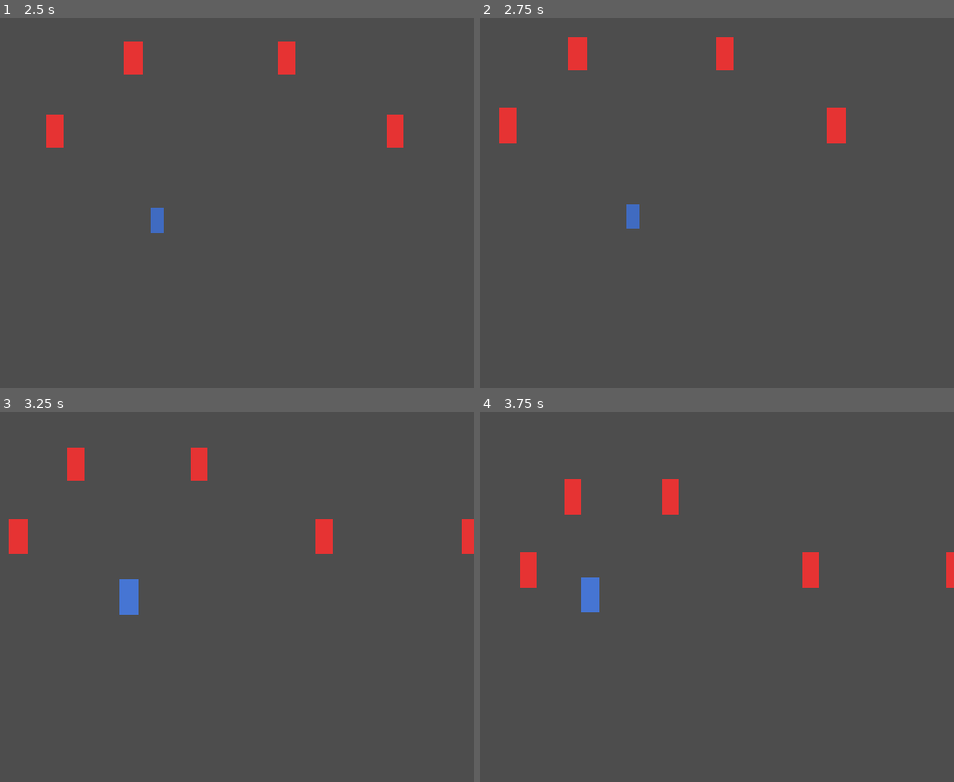
Above: before the commit, frames 1-4 (two rows, left to right).
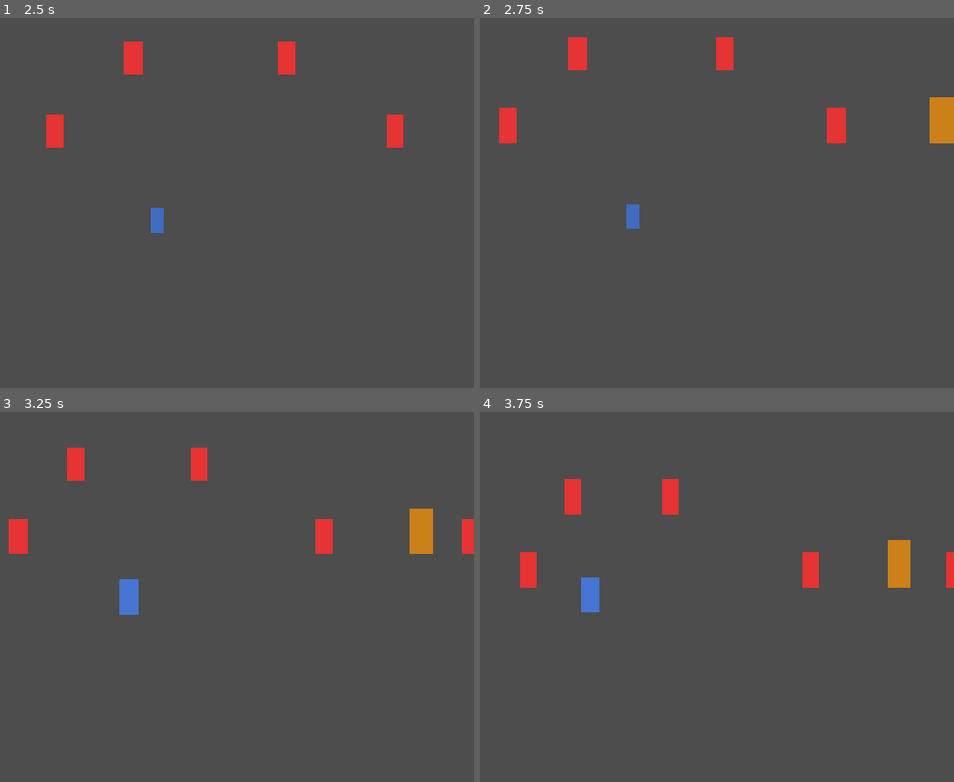
Above: after the commit, the same moments.

Repository: john-hoe/wuxia-action-game
Game: Godot game, scene res://scenes/main.tscn
Same seed, same stepped clock (60 frames per second), same inputs: the game is played once before the commit and once after it.
Inputs:
- Up to frame 1 (2.5 s): hold D (move_right) 0.53-1.28 s; hold J (attack) 0.53-1.28 s; hold S (depth_back) 1.28-2.03 s; tap J (attack) at 1.35, 2.3 s; hold D (move_right) from 2.03 s (still down); hold Space (dodge) from 2.03 s (still down)
- Up to frame 2 (2.75 s): keep holding D (move_right); keep holding Space (dodge)
- Up to frame 3 (3.25 s): release D (move_right) at 2.78 s; release Space (dodge) at 2.78 s; hold W (depth_forward) from 2.78 s (still down); tap J (attack) at 2.85 s
- Up to frame 4 (3.75 s): release W (depth_forward) at 3.53 s; hold A (move_left) from 3.53 s (still down); hold J (attack) from 3.53 s (still down)

Frame 1 is identical in both runs. In frame 2, 0.6% of the frame differs, in the area x 94-100%, y 21-34%; in frame 3, 0.6%; in frame 4, 0.6%.

Commit message:
feat: add enemyA animation (WU-3a) and elite enemy with super_armor (WU-3b)
- WU-3a: Wire AnimationPlayer calls in mob_enemy.gd (attack/hurt/death)
- WU-3b: Create EliteEnemy with super_armor, 3 attack types, patrol AI, armor regen
- Add elite.tscn scene (64x128, copper ColorRect, AttackHitbox)
- Add Elite1 instance to main.tscn at (1400, 540)
- Update main.tscn load_steps to 11

Diff:
--- /dev/null
+++ b/wuxia-action-game/scenes/enemies/elite.tscn
@@ -0,0 +1,36 @@
+[gd_scene load_steps=4 format=3 uid="uid://delite001"]
+
+[ext_resource type="Script" path="res://src/enemies/elite_enemy.gd" id="1_elite"]
+
+[sub_resource type="RectangleShape2D" id="elite_shape"]
+size = Vector2(64, 128)
+
+[sub_resource type="RectangleShape2D" id="elite_attack_shape"]
+size = Vector2(90, 140)
+
+[node name="Elite" type="CharacterBody2D"]
+collision_layer = 2
+collision_mask = 1
+script = ExtResource("1_elite")
+
+[node name="CollisionShape2D" type="CollisionShape2D" parent="."]
+shape = SubResource("elite_shape")
+
+[node name="ColorRect" type="ColorRect" parent="."]
+size = Vector2(64, 128)
+position = Vector2(-32, -128)
+color = Color(0.8, 0.5, 0.1, 1.0)
+
+[node name="AttackHitbox" type="Area2D" parent="."]
+collision_layer = 4
+collision_mask = 1
+
+[node name="CollisionShape2D" type="CollisionShape2D" parent="AttackHitbox"]
+shape = SubResource("elite_attack_shape")
+position = Vector2(0, -65)
+
+[node name="AnimationPlayer" type="AnimationPlayer" parent="."]
+
+[node name="Skeleton2D" type="Skeleton2D" parent="."]
+
+[connection signal="body_entered" from="AttackHitbox" to="." method="_on_attack_hitbox_body_entered"]
--- a/wuxia-action-game/scenes/enemies/mob.tscn
+++ b/wuxia-action-game/scenes/enemies/mob.tscn
@@ -29,4 +29,8 @@
 shape = SubResource("mob_attack_shape")
 position = Vector2(0, -50)
 
+[node name="AnimationPlayer" type="AnimationPlayer" parent="."]
+
+[node name="Skeleton2D" type="Skeleton2D" parent="."]
+
 [connection signal="body_entered" from="AttackHitbox" to="." method="_on_attack_hitbox_body_entered"]
--- a/wuxia-action-game/scenes/main.tscn
+++ b/wuxia-action-game/scenes/main.tscn
@@ -9,6 +9,7 @@
 [ext_resource type="Script" path="res://src/combat/hit_feedback.gd" id="7"]
 [ext_resource type="Script" path="res://src/combat/input_buffer.gd" id="8"]
 [ext_resource type="Script" path="res://src/combat/player_animation.gd" id="9"]
+[ext_resource type="PackedScene" path="res://scenes/enemies/elite.tscn" id="10"]
 
 [sub_resource type="RectangleShape2D" id="RectangleShape2D_48x96"]
 size = Vector2(48, 96)
@@ -107,5 +108,8 @@
 [node name="Mob5" parent="." instance=ExtResource("6")]
 position = Vector2(1200, 540)
 
+[node name="Elite1" parent="." instance=ExtResource("10")]
+position = Vector2(1400, 540)
+
 [node name="UILayer" type="CanvasLayer" parent="."]
 layer = 1
--- /dev/null
+++ b/wuxia-action-game/src/enemies/elite_enemy.gd
@@ -0,0 +1,168 @@
+# src/enemies/elite_enemy.gd
+extends BaseEnemy
+class_name EliteEnemy
+
+@export var move_speed: float = 100.0
+@export var detection_range: float = 700.0
+@export var attack_range: float = 80.0
+@export var attack_cooldown: float = 2.0
+@export var super_armor_max: float = 60.0
+@export var patrol_speed: float = 50.0
+@export var patrol_distance: float = 200.0
+
+enum State { IDLE, PATROL, CHASE, ATTACK, STUNNED, DEAD }
+var current_state: State = State.IDLE
+var attack_timer: float = 0.0
+var player_ref: Node2D = null
+var facing_dir: float = 1.0
+var super_armor: float = super_armor_max
+var _attack_windup_timer: SceneTreeTimer = null
+var _current_attack_type: int = 0  # 0=heavy_slash, 1=sweep, 2=charge
+var _patrol_origin: Vector2 = Vector2.ZERO
+var _patrol_target: Vector2 = Vector2.ZERO
+var _armor_regen_timer: float = 0.0
+
+
+func _ready() -> void:
+	health = 200.0
+	attack_damage = 20.0
+	super_armor = super_armor_max
+	player_ref = get_tree().get_first_node_in_group("player")
+	_patrol_origin = global_position
+	_pick_patrol_target()
+
+
+func _physics_process(delta: float) -> void:
+	if health <= 0:
+		current_state = State.DEAD
+		queue_free()
+		return
+
+	if is_stunned and super_armor <= 0:
+		current_state = State.STUNNED
+		move_and_slide()
+		return
+
+	if super_armor > 0 and is_stunned:
+		is_stunned = false
+
+	attack_timer -= delta
+	_regenerate_armor(delta)
+
+	if not player_ref:
+		_patrol_behavior(delta)
+		return
+
+	var dist_to_player := global_position.distance_to(player_ref.global_position)
+
+	match current_state:
+		State.IDLE:
+			if dist_to_player <= detection_range:
+				current_state = State.CHASE
+			else:
+				current_state = State.PATROL
+		State.PATROL:
+			_patrol_behavior(delta)
+			if dist_to_player <= detection_range:
+				current_state = State.CHASE
+		State.CHASE:
+			_chase_player(dist_to_player)
+		State.ATTACK:
+			pass
+		State.STUNNED:
+			if not is_stunned:
+				current_state = State.CHASE
+
+
+func _patrol_behavior(delta: float) -> void:
+	var to_target := _patrol_target - global_position
+	if to_target.length() < 10.0:
+		_pick_patrol_target()
+		return
+	var dir := to_target.normalized()
+	facing_dir = sign(dir.x)
+	velocity.x = dir.x * patrol_speed
+	move_and_slide()
+
+
+func _pick_patrol_target() -> void:
+	var offset := randf_range(-patrol_distance, patrol_distance)
+	_patrol_target = _patrol_origin + Vector2(offset, 0)
+
+
+func _chase_player(dist: float) -> void:
+	var dir := (player_ref.global_position - global_position).normalized()
+	facing_dir = sign(dir.x)
+	velocity.x = dir.x * move_speed
+
+	if dist <= attack_range and attack_timer <= 0:
+		_start_attack()
+	elif dist > detection_range * 1.5:
+		current_state = State.PATROL
+		velocity.x = 0
+
+	move_and_slide()
+
+
+func _start_attack() -> void:
+	current_state = State.ATTACK
+	attack_timer = attack_cooldown
+	if _attack_windup_timer and _attack_windup_timer.time_left > 0:
+		_attack_windup_timer.timeout.disconnect(_execute_attack)
+	_current_attack_type = randi() % 3
+	var windup: float
+	match _current_attack_type:
+		0: windup = 0.6  # heavy slash — slow, big damage
+		1: windup = 0.5  # sweep — AOE
+		2: windup = 0.8  # charge — knockback
+	_attack_windup_timer = get_tree().create_timer(windup)
+	_attack_windup_timer.timeout.connect(_execute_attack)
+
+
+func _execute_attack() -> void:
+	if current_state != State.ATTACK or not player_ref:
+		return
+	match _current_attack_type:
+		0: _execute_heavy_slash()
+		1: _execute_sweep()
+		2: _execute_charge()
+	current_state = State.CHASE
+
+
+func _execute_heavy_slash() -> void:
+	if global_position.distance_to(player_ref.global_position) <= attack_range * 1.5:
+		player_ref.take_damage(25.0, self)
+
+
+func _execute_sweep() -> void:
+	var dist := global_position.distance_to(player_ref.global_position)
+	if dist <= attack_range * 2.0:
+		player_ref.take_damage(18.0, self)
+
+
+func _execute_charge() -> void:
+	velocity.x = facing_dir * 300.0
+	move_and_slide()
+	if global_position.distance_to(player_ref.global_position) <= attack_range * 2.5:
+		player_ref.take_damage(22.0, self)
+
+
+func _regenerate_armor(delta: float) -> void:
+	if super_armor < super_armor_max and current_state != State.STUNNED:
+		_armor_regen_timer += delta
+		if _armor_regen_timer >= 3.0:
+			super_armor = min(super_armor + 10.0, super_armor_max)
+			_armor_regen_timer = 0.0
+
+
+func apply_hit(stun_duration: float, knockback_force: float, damage: float, attacker_pos: Vector2, extra_impulse: Vector2 = Vector2.ZERO, reaction: HitReaction = HitReaction.LIGHT_STUN, combo_count: int = 1) -> void:
+	if super_armor > 0:
+		var armor_damage := damage * 0.8
+		super_armor -= armor_damage
+		damage *= 0.2
+		if super_armor > 0:
+			stun_duration *= 0.2
+			knockback_force *= 0.2
+		else:
+			super_armor = 0
+	super.apply_hit(stun_duration, knockback_force, damage, attacker_pos, extra_impulse, reaction, combo_count)
--- a/wuxia-action-game/src/enemies/mob_enemy.gd
+++ b/wuxia-action-game/src/enemies/mob_enemy.gd
@@ -14,6 +14,9 @@
 var facing_dir: float = 1.0
 var _attack_windup_timer: SceneTreeTimer = null
 var _current_attack_type: int = 0  # 0 = punch (fast/weak), 1 = kick (slow/strong)
+
+@onready var anim: AnimationPlayer = $AnimationPlayer
+
 
 func _ready() -> void:
 	health = 80.0
@@ -67,6 +70,7 @@
 	if _attack_windup_timer and _attack_windup_timer.time_left > 0:
 		_attack_windup_timer.timeout.disconnect(_execute_attack)
 	_current_attack_type = randi() % 2
+	_play_anim("attack_%d" % _current_attack_type)
 	var windup: float = 0.4 if _current_attack_type == 1 else 0.2
 	_attack_windup_timer = get_tree().create_timer(windup)
 	_attack_windup_timer.timeout.connect(_execute_attack)
@@ -92,4 +96,16 @@
 
 func _die() -> void:
 	current_state = State.DEAD
+	_play_anim("death")
 	queue_free()
+
+
+func _play_anim(name: String) -> void:
+	if anim and anim.has_animation(name):
+		anim.play(name)
+
+
+func apply_hit(stun_duration: float, knockback_force: float, damage: float, attacker_pos: Vector2, extra_impulse: Vector2 = Vector2.ZERO, reaction: HitReaction = HitReaction.LIGHT_STUN, combo_count: int = 1) -> void:
+	super.apply_hit(stun_duration, knockback_force, damage, attacker_pos, extra_impulse, reaction, combo_count)
+	if health > 0:
+		_play_anim("hurt")
Not shown: 1 places in wuxia-action-game/scenes/main.tscn that only renumber resources
